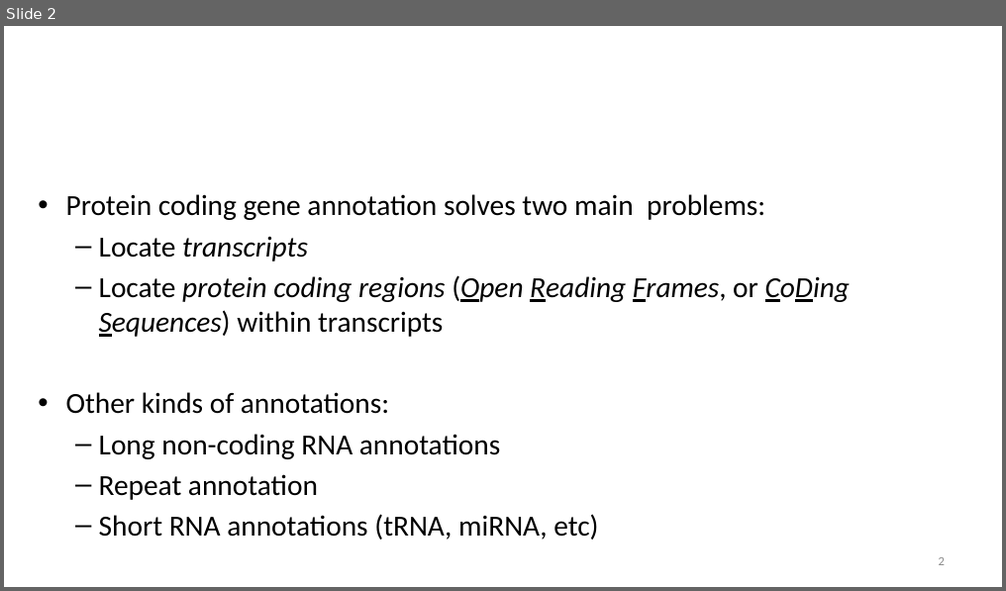
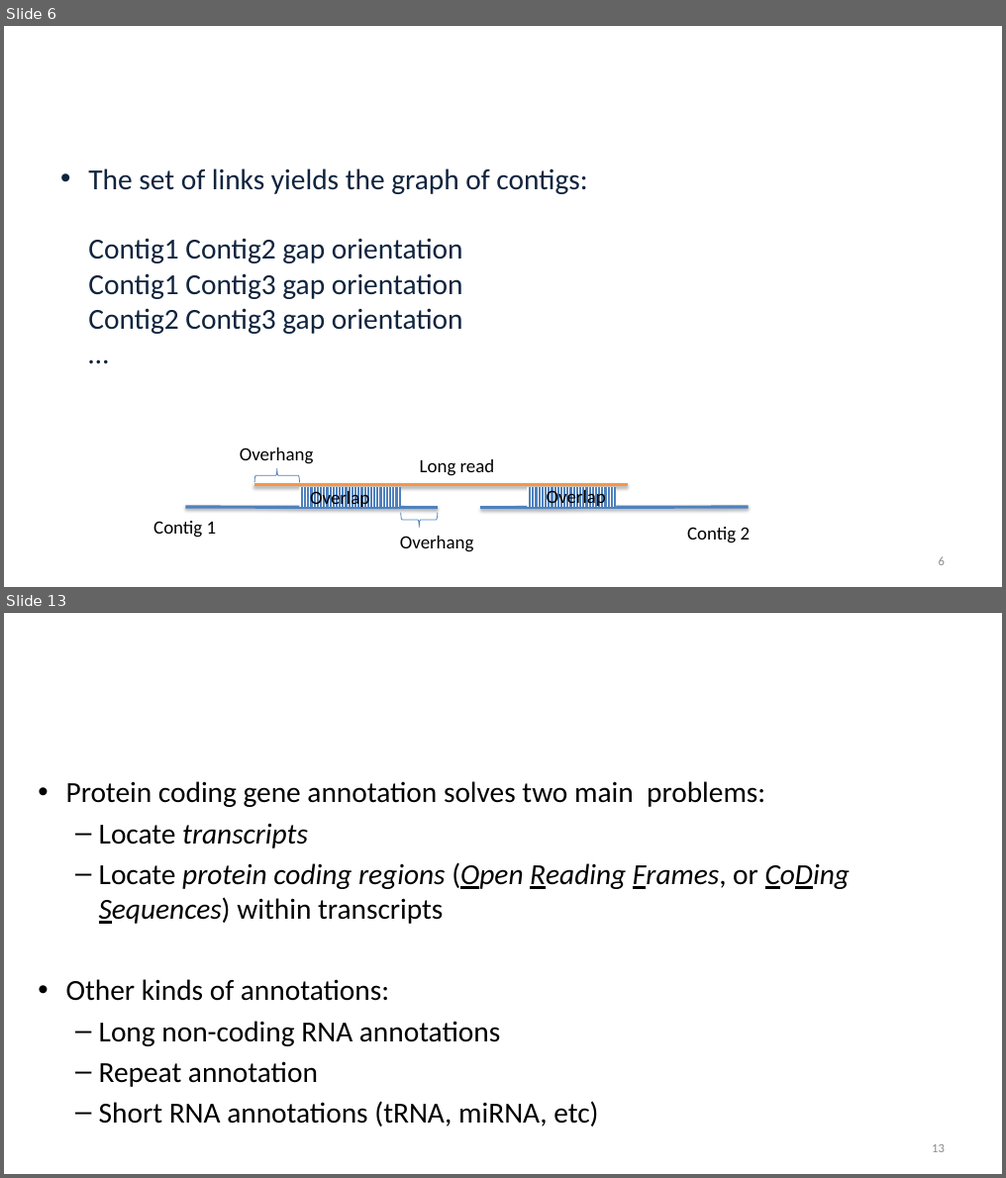
Before and after one commit to alekseyzimin/BME-Algorithms-for-Analysis-of-Genomic-Data, a slide deck: Lectures/Week 13 -- Genome Annotation Variant Calling Pan-genomes.pptx. Shown one above the other, each under a label of ours: slide 2 before the commit, slides 6 and 13 after it; the slides between them are not shown. The pictures are 1006x591 and 1006x1178 pixels, drawn with LibreOffice and Linux fonts; fonts in the diff are those of the drawing; background and template pictures are left out. Boxes give left, top, right and bottom in pixels: in the first picture for what was removed or moved away, otherwise in the second. Text is boxed around its words. In the diff, an @@ line names an element or a change of style, - is before the commit and + after.

```diff
--- a/Lectures/Week 13 -- Genome Annotation Variant Calling Pan-genomes.pptx
+++ b/Lectures/Week 13 -- Genome Annotation Variant Calling Pan-genomes.pptx
@@ slide 6 added at (4, 26, 1002, 587), background picture (left out) @@
@@ title added at (53, 81, 951, 119), 32.4 pt, text #FFFFFF @@
+The SAMBA algorithm: links
@@ text added at (88, 169, 587, 334), 28 pt, text #0F243E @@
+• The set of links yields the graph of contigs:
+  Contig1 Contig2 gap orientation
+  Contig1 Contig3 gap orientation
+  Contig2 Contig3 gap orientation
+  …
@@ text added at (240, 448, 314, 465), 18 pt, text #000000 @@
+Overhang
@@ left brace added at (254, 469, 299, 483), outline #4B7EBC 0.75 pt @@
@@ text added at (420, 460, 495, 476), 18 pt, text #000000 @@
+Long read
@@ line added from (254, 485) to (628, 485), #F79646 3 pt @@
@@ rectangle added at (300, 488, 401, 507), fill pattern #4F81BD on #FFFFFF @@
@@ text added at (310, 488, 369, 507), 18 pt, text #000000 @@
+Overlap
@@ rectangle added at (528, 488, 617, 507), fill pattern #4F81BD on #FFFFFF @@
@@ text added at (547, 488, 606, 507), 18 pt, text #000000 @@
+Overlap
@@ text added at (153, 521, 217, 538), 18 pt, text #000000 @@
+Contig 1
@@ line added from (186, 507) to (438, 508), #4F81BD 3 pt @@
@@ left brace added at (401, 513, 438, 528), outline #4B7EBC 0.75 pt @@
@@ line added from (480, 508) to (748, 507), #4F81BD 3 pt @@
@@ text added at (687, 527, 750, 544), 18 pt, text #000000 @@
+Contig 2
@@ text added at (400, 536, 474, 553), 18 pt, text #000000 @@
+Overhang
@@ page number added at (939, 557, 944, 566), 12 pt, text #8C8C8C @@
+6
@@ what was slide 2 is now slide 13 @@
@@ page number at (932, 1145, 944, 1153): text changed @@
-2
+13
```
Also in this commit, not shown: 10 slides changed, 10 other slides added, 1 other file.
